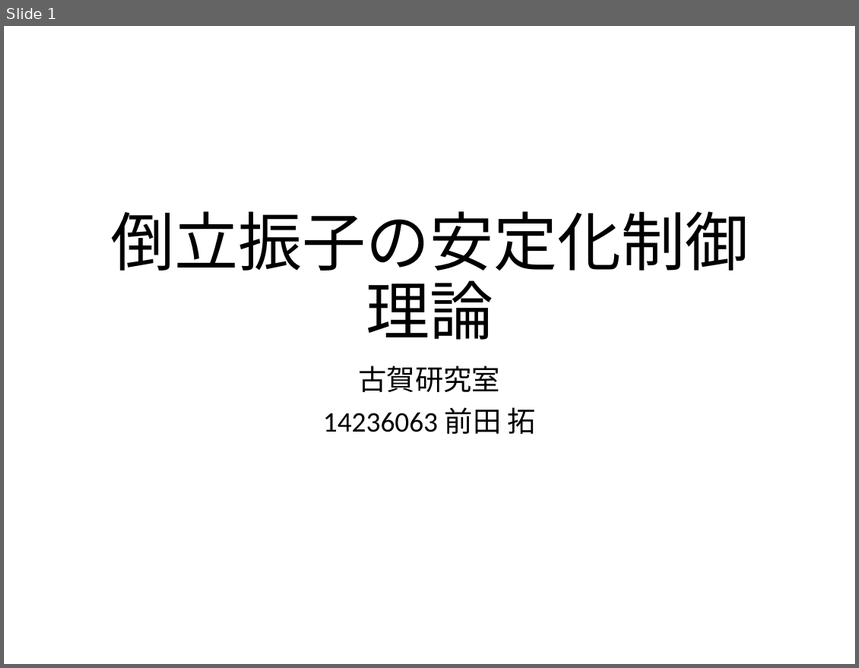
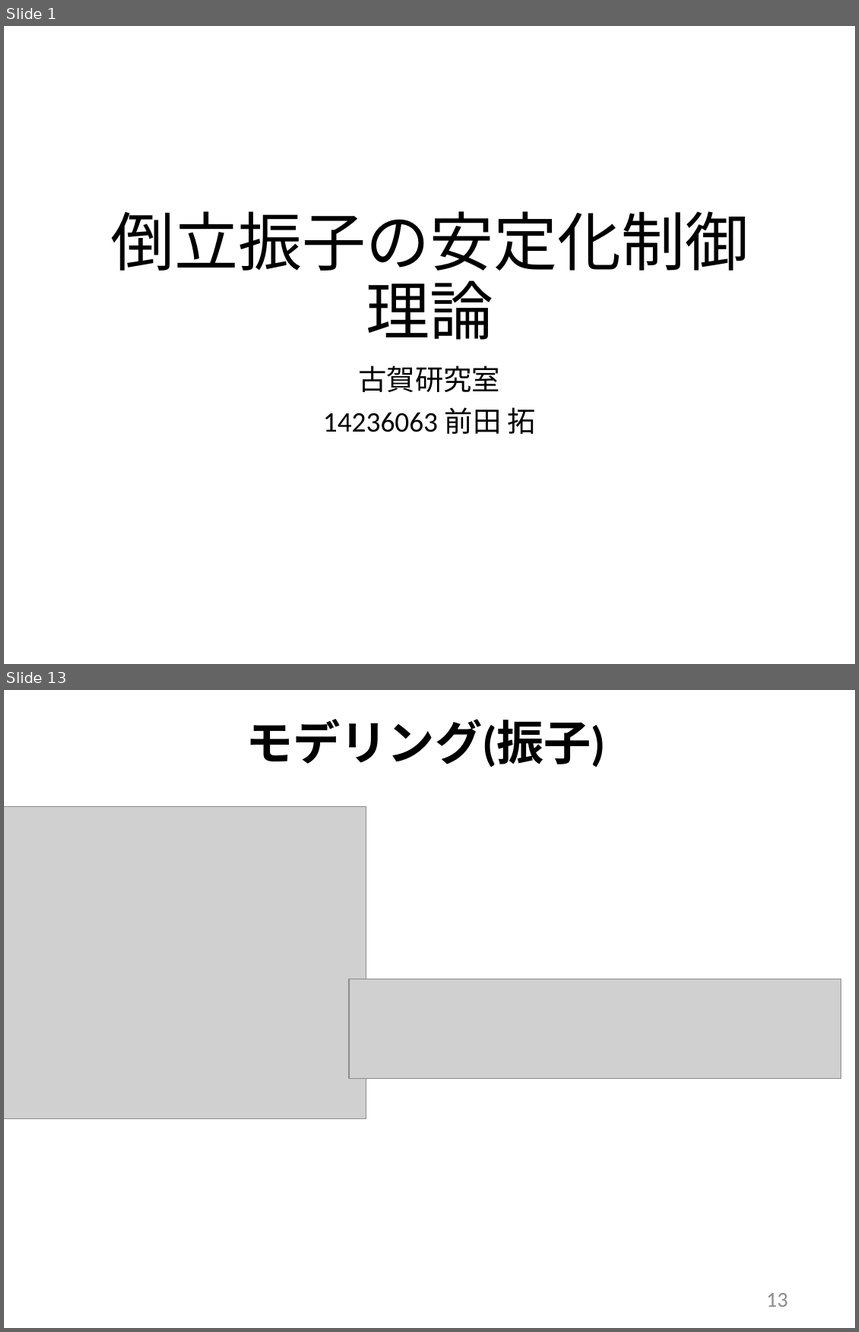
Before and after one commit to arabian9ts/Pendulum, a slide deck: presenntation/pendulum_theory.pptx. Shown one above the other, each under a label of ours: slide 1 before the commit, slides 1 and 13 after it; the slides between them are not shown. The pictures are 859x668 and 859x1332 pixels, drawn with LibreOffice and Linux fonts; fonts in the diff are those of the drawing; grey boxes stand for pictures. Boxes give left, top, right and bottom in pixels: in the first picture for what was removed or moved away, otherwise in the second. Text is boxed around its words. In the diff, an @@ line names an element or a change of style, - is before the commit and + after.

```diff
--- a/presenntation/pendulum_theory.pptx
+++ b/presenntation/pendulum_theory.pptx
@@ slide 13 added at (4,690,855,1328), background #FFFFFF @@
@@ title added at (246,719,606,768), 40 pt, text #000000, bold @@
+モデリング(振子)
@@ picture added at (4,806,367,1119) @@
@@ picture added at (349,980,841,1079) @@
@@ page number added at (766,1293,788,1307), 18 pt, text #8C8C8C @@
+13
```
Also in this commit, not shown: 1 slide changed, 17 other slides added, 1 slide removed.
